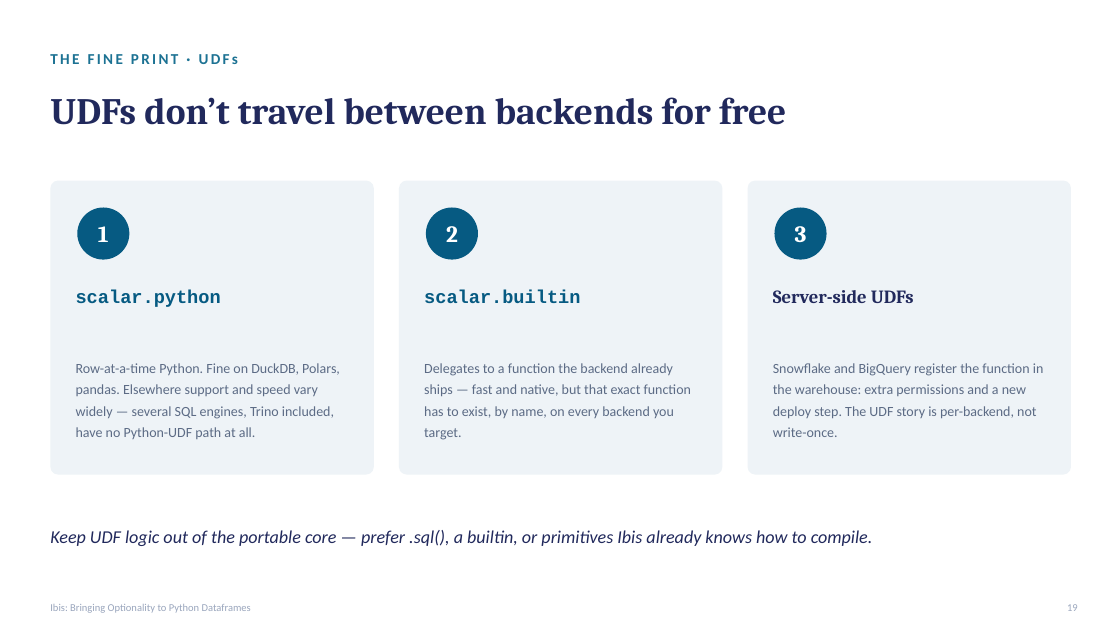
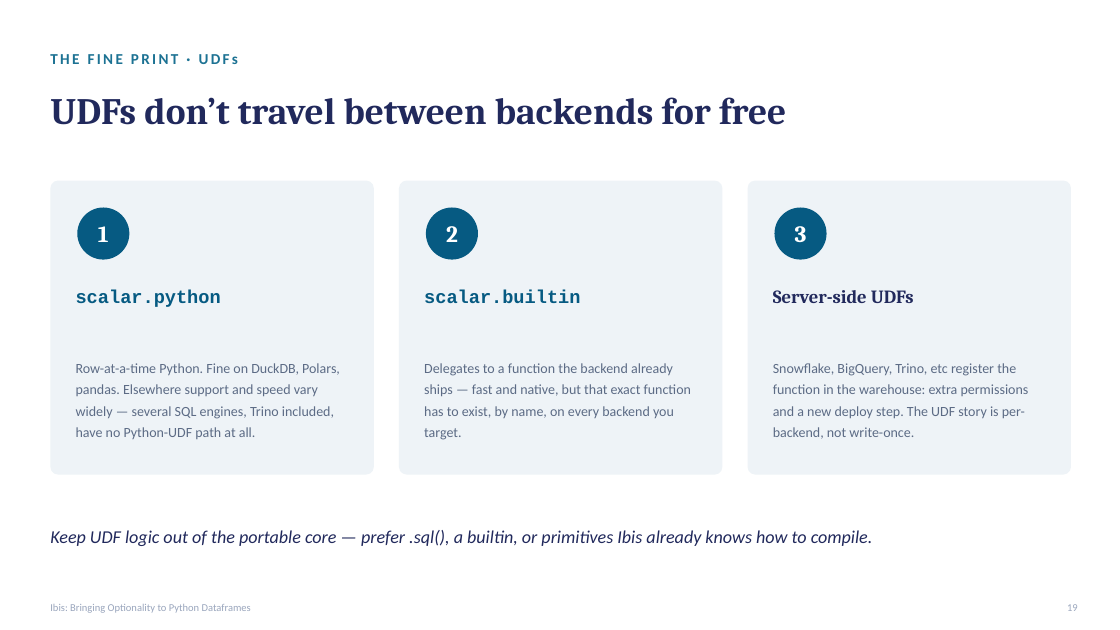
Before and after one commit to lestermartin/ibis-optionality, a slide deck: slide 20 of slides/ibis-optionality-slides.pptx (slide 19 before the commit). Drawn at 1120x630 pixels with LibreOffice and Linux fonts; fonts in the diff are those of the drawing. Boxes give left, top, right and bottom in pixels: in the first picture for what was removed or moved away, otherwise in the second. Text is boxed around its words. In the diff, an @@ line names an element or a change of style, - is before the commit and + after.

```diff
--- a/slides/ibis-optionality-slides.pptx
+++ b/slides/ibis-optionality-slides.pptx
@@ text at box(773, 363, 1029, 439): text changed @@
-Snowflake and BigQuery register the function in the warehouse: extra permissions and a new deploy step. The UDF story is per-backend, not write-once.
+Snowflake, BigQuery, Trino, etc register the function in the warehouse: extra permissions and a new deploy step. The UDF story is per-backend, not write-once.
```
Also in this commit, not shown: 9 other slides changed, 1 slide added, 8 other files.
